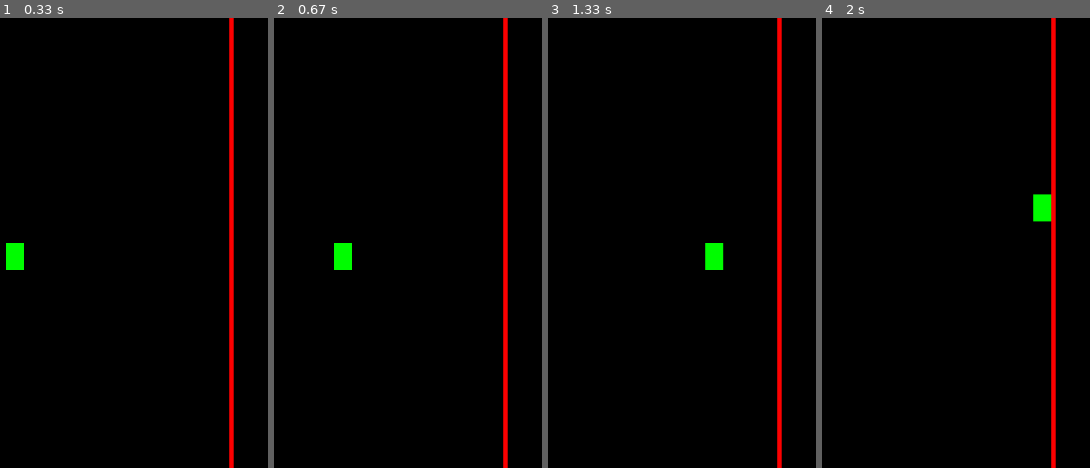
Above: before the commit, frames 1-4 (left to right).
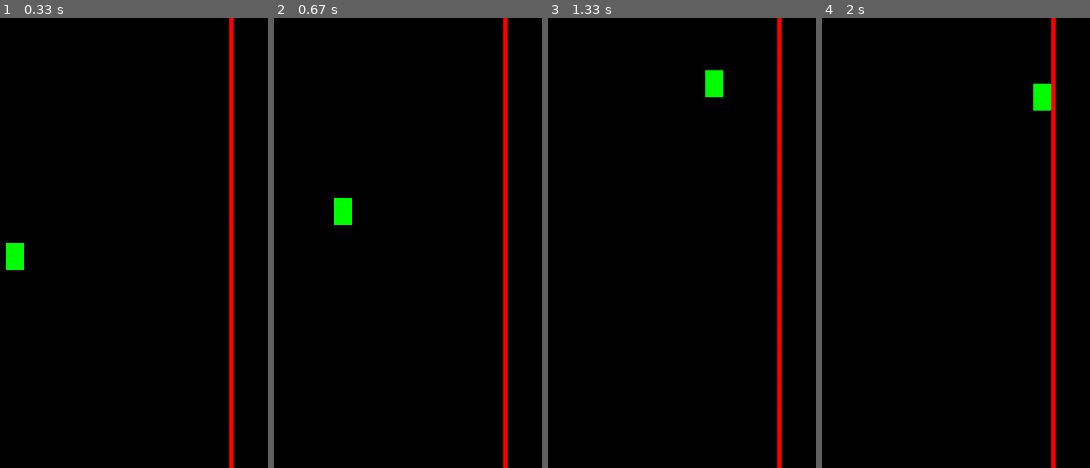
Above: after the commit, the same moments.

Repository: TAGV/PythonFiles-repo
Game: pygame game, started from PythonGames/pygame_demo.py
Same seed, same stepped clock (60 frames per second), same inputs: the game is played once before the commit and once after it.
Inputs:
- Up to frame 1 (0.33 s): no input
- Up to frame 2 (0.67 s): hold Space from 0.33 s (still down); hold Right from 0.33 s (still down)
- Up to frame 3 (1.33 s): release Space at 0.8 s; release Right at 0.8 s; hold Right 0.83-1.3 s; tap Space at 0.9, 1.2 s
- Up to frame 4 (2 s): hold Up 1.33-1.63 s; tap Space at 1.4, 1.73 s; hold Right from 1.67 s (still down)

Frame 1 is identical in both runs. In frame 2, 0.8% of the frame differs, in the area x 22-30%, y 40-56%; in frame 3, 0.9%; in frame 4, 0.9%, in the area x 78-86%, y 14-46%.

Commit message:
pygame demo continued

Diff:
--- a/PythonGames/pygame_demo.py
+++ b/PythonGames/pygame_demo.py
@@ -18,6 +18,7 @@
 end_pos_y = 500
 linewidth = 5
 
+jump_count = 10
 # Start the main game loop
 while True:
     # Create a game window of width * height
@@ -71,7 +72,15 @@
             y = 0
             y = y + velocity
         #end_pos_y = end_pos_y - velocity
-
+    if keys[pygame.K_SPACE]:    #Jumping logic needs to be revised further
+        if jump_count >= -10:
+            negative_count = 1
+            if jump_count < 0:
+                negative_count = -1
+            y = y - ((jump_count ** 2) * 0.5 * negative_count)
+            jump_count = jump_count - 1
+        else:
+            jump_count = 10
     #game_window.fill((0,0,0))
 
 
--- a/tt.py
+++ b/tt.py
@@ -1,3 +1,5 @@
+import sys
+
 print("bsdfbjsncghfghcv123")
 print("bsdfbjsncghfghcv123")
 name = "tanmay"
@@ -37,7 +39,7 @@
 print(words)
 
 """
-
+"""
 import pandas as pd
 import csv
 x = pd.read_csv('testfile.csv')
@@ -54,3 +56,15 @@
     print(type(x))
     for line in x:
         print(line)
+"""
+
+x = False
+
+while True:
+    if not x:
+        print("fsffgfgdf")
+        x = True
+    else:
+        print("12323231")
+        x = False
+        sys.exit()
Not shown, added: C_programs/Array_pointer.c.save
